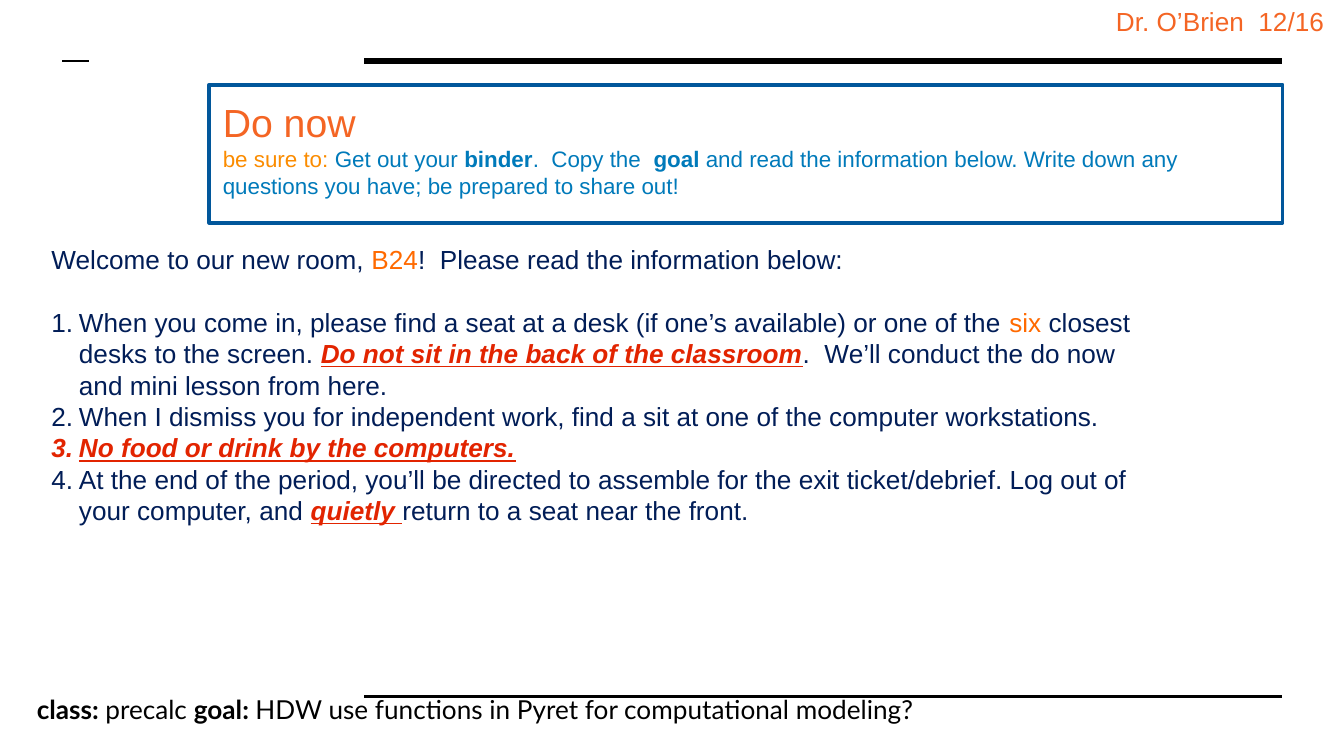
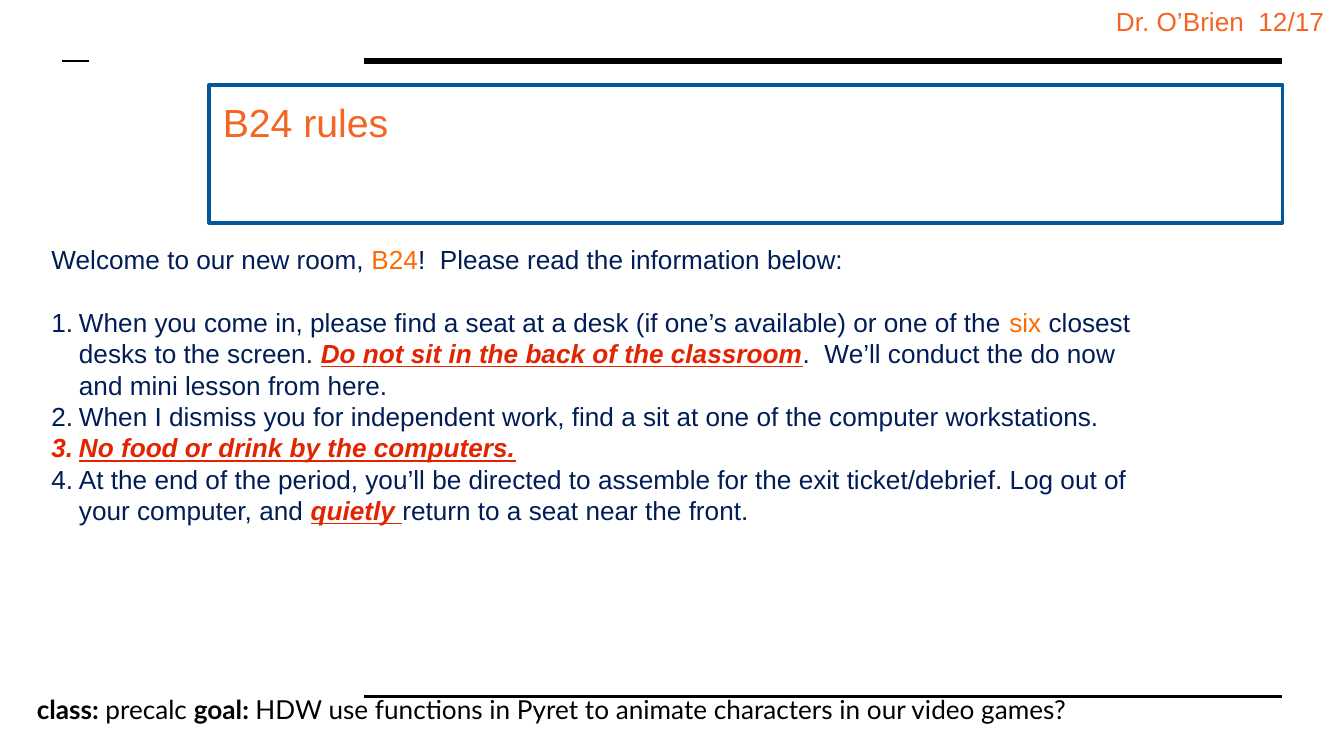
Before and after one commit to cobrien87/work, a slide deck: slide 3 of print/Precal_13_4.pptx (slide 2 before the commit). Drawn at 1344x756 pixels with LibreOffice and Linux fonts; fonts in the diff are those of the drawing; background and template pictures are left out. Boxes give left, top, right and bottom in pixels: in the first picture for what was removed or moved away, otherwise in the second. Text is boxed around its words. In the diff, an @@ line names an element or a change of style, - is before the commit and + after.

```diff
--- a/print/Precal_13_4.pptx
+++ b/print/Precal_13_4.pptx
@@ text at bbox=[1116, 12, 1323, 32]: text changed @@
-Dr. O’Brien 12/16
+Dr. O’Brien 12/17
@@ title at bbox=[223, 108, 388, 138]: text changed; size 12 to 21 pt; text colour #007ABA to #F46524 @@
-Do now
-be sure to: Get out your binder. Copy the goal and read the information below. Write down any questions you have; be prepared to share out!
+B24 rules
@@ text at bbox=[37, 697, 1066, 724]: text changed @@
-class: precalc goal: HDW use functions in Pyret for computational modeling?
+class: precalc goal: HDW use functions in Pyret to animate characters in our video games?
```
Also in this commit, not shown: 2 other slides changed, 3 slides added, 5 slides removed, 14 other files.
